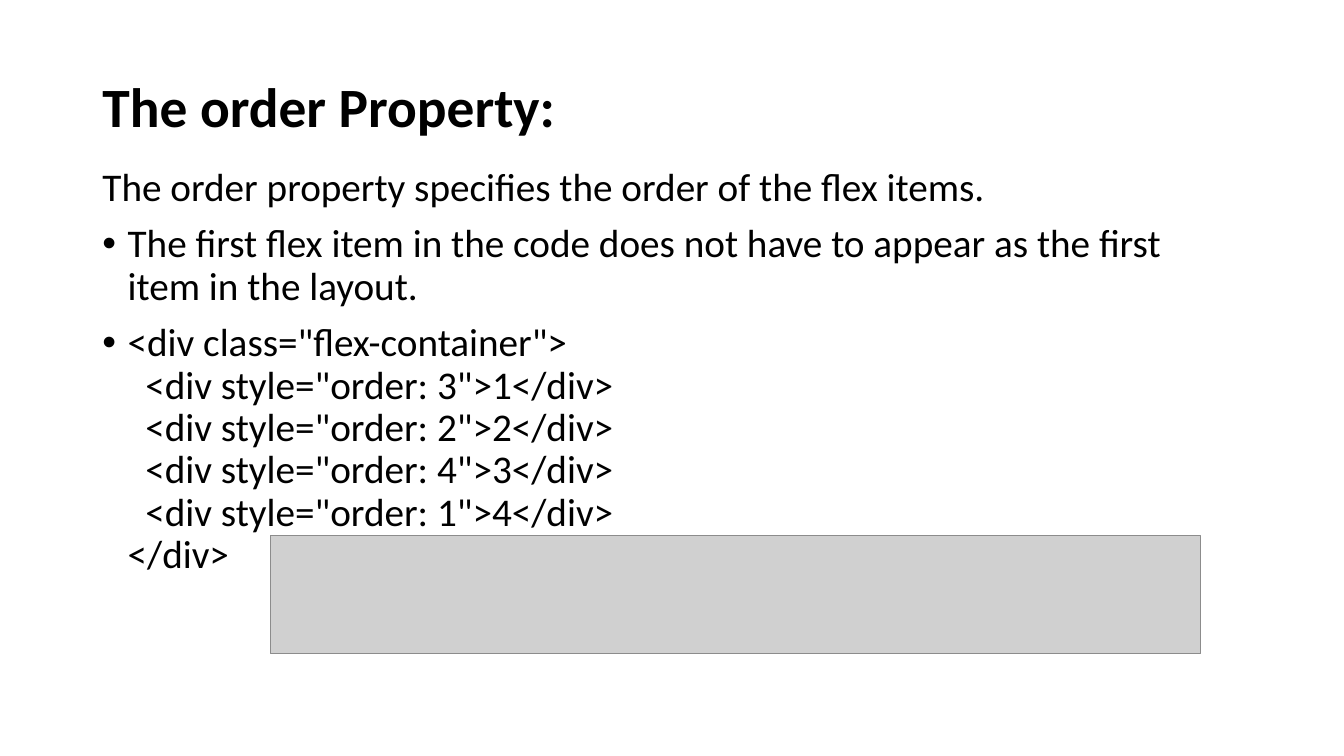
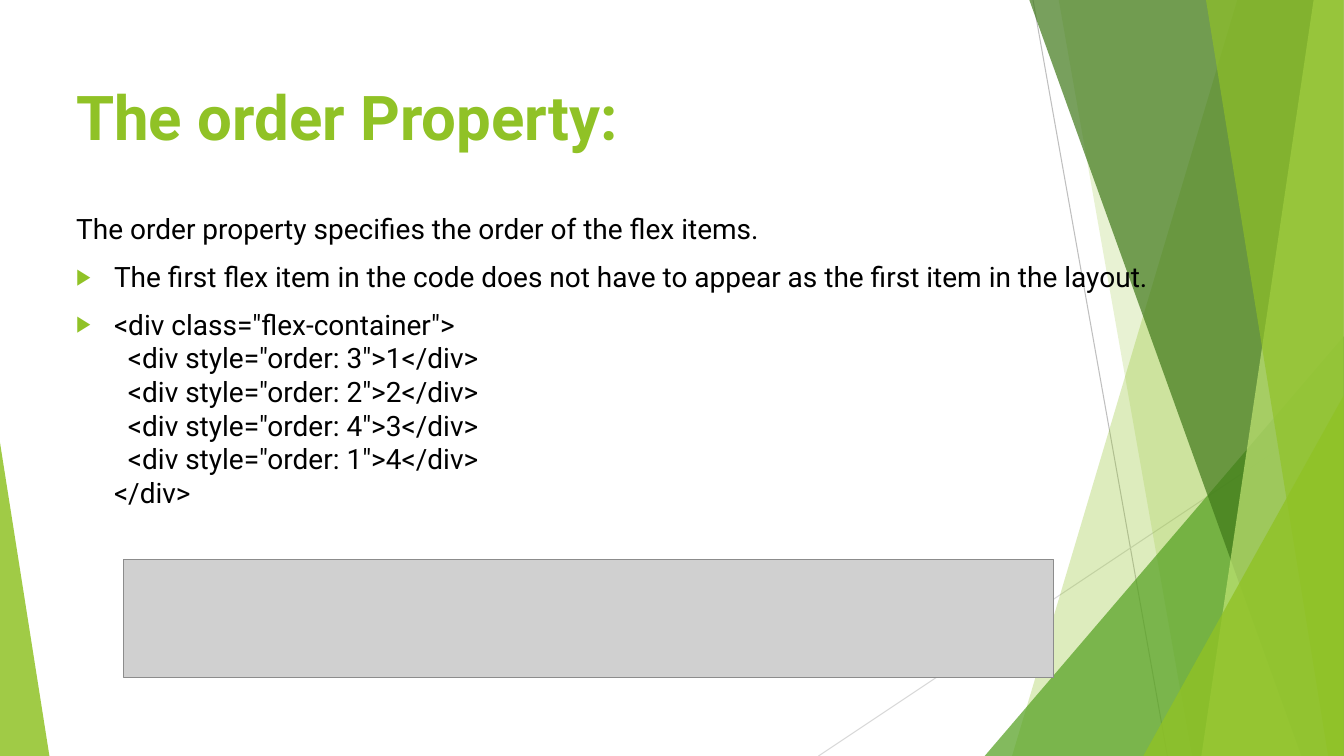
Before and after one commit to joeSuchan/flexboxProject, a slide deck: slide 22 of FlexBox 1D.pptx (slide 21 before the commit). Drawn at 1344x756 pixels with LibreOffice and Linux fonts; fonts in the diff are those of the drawing; grey boxes stand for pictures. Boxes give left, top, right and bottom in pixels: in the first picture for what was removed or moved away, otherwise in the second. Text is boxed around its words. In the diff, an @@ line names an element or a change of style, - is before the commit and + after.

```diff
--- a/FlexBox 1D.pptx
+++ b/FlexBox 1D.pptx
@@ title "The order Property:": place and size @@
-title "The order Property:" at [102, 88, 555, 136]
+title "The order Property:" at [76, 93, 619, 153]
@@ title "The order Property:" at [76, 93, 619, 153]: size 39.6 to 44.1 pt, font Calibri to Roboto, text colour #000000 to #90C226; line spacing 0.9 to 1; vertical alignment middle to top @@
@@ text "The order property specifies the ...": place and size @@
-text "The order property specifies the ..." at [102, 173, 1161, 570]
+text "The order property specifies the ..." at [76, 217, 1147, 505]
@@ text "The order property specifies the ..." at [76, 217, 1147, 505]: size 28 to 20 pt, font Calibri to Roboto; line spacing 0.9 to 1; bullet • to ▶ @@
@@ group added at [0, 0, 1344, 756]: 5 freeform shapes, 3 triangles, 2 lines @@
@@ picture: place and size @@
-picture at [270, 536, 1201, 654]
+picture at [124, 560, 1055, 678]
```
Also in this commit, not shown: 26 other slides changed, 2 slides added.
